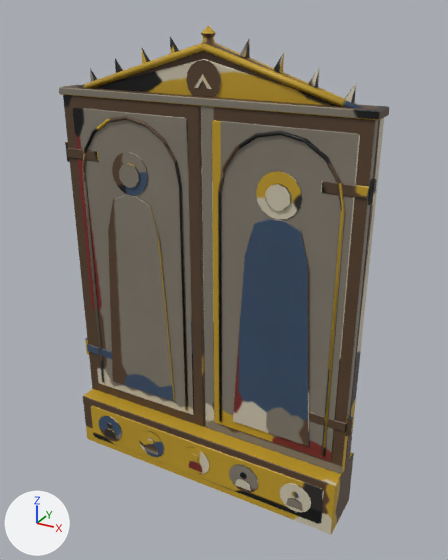
The FBX model Assets/Models/ArtBible/Items/High/GildedAltarpiece/GildedAltarpiece.fbx as it was, and as the next commit left it.
Before and after are seen from a 50 mm camera at (1.01, -1.715, 1.695) aimed at (0.05, 0.03, 0.823). Lighting does not change. The marker at lower left points along +X, +Y and +Z. The older version comes first. Vertices at exactly the same position are counted once.

Objects in the first picture: 'GildedAltarpiece'.
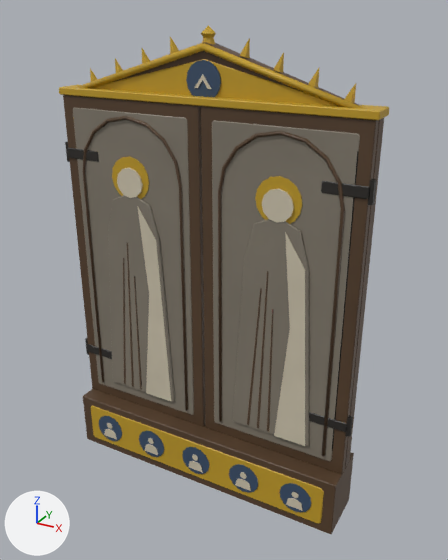
Patch to the scene script:
```diff
--- a/Assets/Models/ArtBible/Items/High/GildedAltarpiece/GildedAltarpiece.fbx.py
+++ b/Assets/Models/ArtBible/Items/High/GildedAltarpiece/GildedAltarpiece.fbx.py
@@ me_gildedaltarpiece @@
 # used by ob_gildedaltarpiece; location = (0.0, 0.0, 0.0)
-me_gildedaltarpiece.from_pydata(...)  # 1350 vertices, 1285 faces; spans x -0.56..0.56, y -0.11..0.11, z 0.0..1.65
+me_gildedaltarpiece.from_pydata(...)  # 1426 vertices, 1359 faces; spans x -0.56..0.56, y -0.11..0.11, z 0.0..1.65
+# me_gildedaltarpiece part 1: the loose piece of 32 vertices spanning x 0.2..0.35, y -0.04, z 1.1..1.25 is moved by (0.0, 0.0, -0.02)
+# me_gildedaltarpiece part 2: the loose piece of 32 vertices spanning x -0.35..-0.2, y -0.04, z 1.1..1.25 is moved by (0.0, 0.0, -0.02)
+# me_gildedaltarpiece part 3
+# 40 vertices are removed from x -0.32..0.32, y -0.05..-0.04, z 1.13..1.21
+# 48 faces are deleted
+# 2 vertices move within x -0.3, y -0.05..-0.04, z 1.1
+# 110 vertices are added at x -0.37..0.41, y -0.05..-0.04, z 0.3..1.2
+# 6 new vertices lie (0.02, 0.0, 0.61) away from vertices in x -0.32..0.23, y -0.05, z 0.31
+# 122 new faces join them
+# me_gildedaltarpiece part 4: 1170 kept faces spanning x -0.56..0.56, y -0.11..0.11, z 0.0..1.65 get new texture (UV) coordinates
 me_gildedaltarpiece.materials.append(mat_gildedaltarpiece)
```

Pixel boxes [x1, y1, x2, y2] of what changed, in the pictures (448 x 560 px; the box of a moved part takes in the faces that stretch with it):
part 1 of me_gildedaltarpiece, moved or reshaped
    before: [256, 171, 302, 220]
    after: [255, 176, 302, 224]
part 2 of me_gildedaltarpiece, moved or reshaped
    before: [112, 152, 148, 195]
    after: [112, 157, 149, 199]
part 3 of me_gildedaltarpiece, built on
    before: [113, 163, 300, 232]
    after: [113, 168, 305, 446]
part 4 of me_gildedaltarpiece, surface changed
    both: [59, 30, 389, 534]
